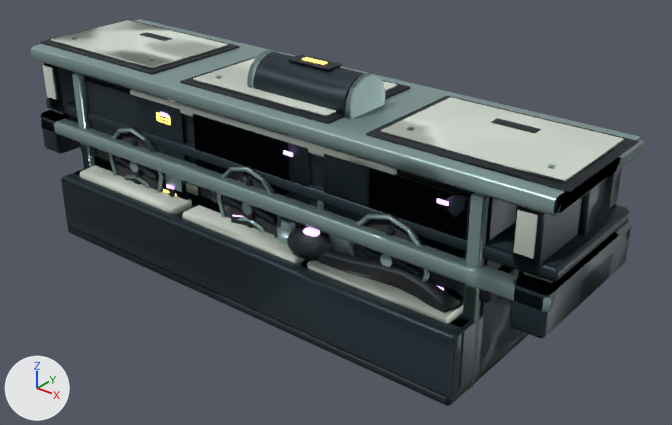
The glTF model public/assets/e9-ship-kit/industrial/kit.glb, before and after one commit.
The view is the same before and after, from a camera (50 mm lens) standing at (5.38, -6.13, 4.55) and looking at (0.41, 0.08, 0.7). The axes (+X, +Y, +Z) are drawn at lower left. The lights are the same throughout. The older version comes first. Where no turn or scale is listed for an object, it has been applied to the vertices. Vertices at exactly the same position are counted once.

The scene before the commit, as lines of its bpy script (objects in view):
```python
ob_airway_exchanger__e9_ceramic = bpy.data.objects.new('airway-exchanger--e9-ceramic', me_cylinder_088)
ob_airway_exchanger__e9_ceramic.location = (0.0, 0.0, 0.0)
ob_cargo_hoist_header__e9_body = bpy.data.objects.new('cargo-hoist-header--e9-body', me_cylinder_055)
ob_cargo_hoist_header__e9_body.location = (0.0, 0.0, 0.0)
ob_cargo_hoist_header__e9_ceramic = bpy.data.objects.new('cargo-hoist-header--e9-ceramic', me_cube_242)
ob_cargo_hoist_header__e9_ceramic.location = (0.0, 0.0, 0.0)
ob_cargo_hoist_header__e9_trim = bpy.data.objects.new('cargo-hoist-header--e9-trim', me_cylinder_058)
ob_cargo_hoist_header__e9_trim.location = (0.0, 0.0, 0.0)
ob_cargo_restraintbank_tall__e9_body = bpy.data.objects.new('cargo-restraintbank-tall--e9-body', me_cube_135)
ob_cargo_restraintbank_tall__e9_body.location = (0.0, 0.0, 0.0)
ob_cargo_restraintbank_tall__e9_ceramic = bpy.data.objects.new('cargo-restraintbank-tall--e9-ceramic', me_cube_136)
ob_cargo_restraintbank_tall__e9_ceramic.location = (0.0, 0.0, 0.0)
ob_swarm_plenum_low__e9_body = bpy.data.objects.new('swarm-plenum-low--e9-body', me_cube_007)
ob_swarm_plenum_low__e9_body.location = (0.0, 0.0, 0.0)
ob_swarm_plenum_tall__e9_body = bpy.data.objects.new('swarm-plenum-tall--e9-body', me_cube_048)
ob_swarm_plenum_tall__e9_body.location = (0.0, 0.0, 0.0)
ob_workshop_tool_bridge__e9_body = bpy.data.objects.new('workshop-tool-bridge--e9-body', me_cylinder_067)
ob_workshop_tool_bridge__e9_body.location = (0.0, 0.0, 0.0)
# also in view: 'airway-exchanger--e9-dark' at (0.0, 0.0, 0.47); 'workshop-tool-bridge--e9-dark' at (0.0, 0.0, 1.03); 'swarm-plenum-tall--e9-dark' at (0.0, -0.03, 1.0); 'cargo-hoist-header--e9-dark' at (0.0, -0.04, 1.51); 'workshop-tool-bridge--e9-trim' at (0.0, 0.0, 0.62)
```
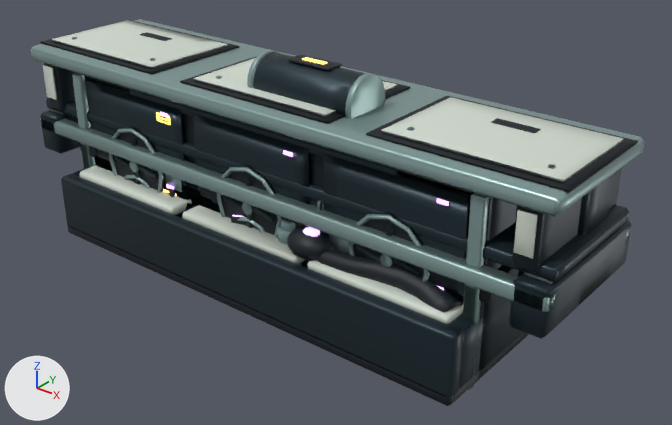
What the commit changed:
me_cylinder_088 has 576 vertices, 1140 faces and spans x -2.26..2.26, y -0.86..0.86, z 0.51..0.72.
me_cylinder_088 is used by ob_airway_exchanger__e9_ceramic; location (0.0, 0.0, 0.0).
me_cylinder_088 part 1: texture (UV) coordinates of 1140 of 1140 faces, centred in x -2.26..2.26, y -0.86..0.86, z 0.51..0.72, changed; they spanned u 0.01..0.93, v 0.01..0.72 and now span u 0.01..0.88, v 0.01..0.91.
me_cylinder_055 has 408 vertices, 780 faces and spans x -3.0..3.0, y -0.69..0.69, z 0.62..2.2.
me_cylinder_055 is used by ob_cargo_hoist_header__e9_body; location (0.0, 0.0, 0.0).
me_cylinder_055 part 2: texture (UV) coordinates of 780 of 780 faces, centred in x -3.0..3.0, y -0.69..0.69, z 0.64..2.2, changed; they spanned u 0.01..0.98, v 0.01..0.95 and now span u 0.01..0.88, v 0.01..0.95.
me_cube_242 has 64 vertices, 104 faces and spans x -2.92..2.92, y -0.72..0.5, z 1.21..1.93.
me_cube_242 is used by ob_cargo_hoist_header__e9_ceramic; location (0.0, 0.0, 0.0).
me_cube_242 part 3: texture (UV) coordinates of 104 of 104 faces, centred in x -2.92..2.92, y -0.72..0.5, z 1.21..1.93, changed; they spanned u 0.02..0.82, v 0.08..0.92 and now span u 0.01..0.8, v 0.1..0.9.
me_cylinder_058 has 684 vertices, 1316 faces and spans x -3.0..3.0, y -0.75..0.75, z 0.0..2.21.
me_cylinder_058 is used by ob_cargo_hoist_header__e9_trim; location (0.0, 0.0, 0.0).
me_cylinder_058 part 4: texture (UV) coordinates of 1316 of 1316 faces, centred in x -3.0..3.0, y -0.75..0.75, z 0.01..2.21, changed; they spanned u 0.01..0.98, v 0.01..0.99 and now span u 0.01..0.98, v 0.01..0.97.
me_cube_135 is used by ob_cargo_restraintbank_tall__e9_body; location (0.0, 0.0, 0.0).
me_cube_135 had 144 vertices, 264 faces and spanned x -1.6..1.6, y -0.63..0.63, z 0.03..1.67.
me_cube_135 now has 192 vertices, 344 faces and spans x -1.6..1.6, y -0.68..0.64, z 0.03..1.7.
me_cube_135 part 5: a new loose piece of 24 vertices spanning x -1.59..1.59, y -0.64..0.64, z 1.59..1.7, in mat_e9_body.
Other edits to the shape of me_cube_135 do not show in these pictures.
me_cube_136 is used by ob_cargo_restraintbank_tall__e9_ceramic; location (0.0, 0.0, 0.0).
me_cube_136 had 96 vertices, 176 faces and spanned x -1.59..1.59, y -0.64..0.64, z 0.42..1.7.
me_cube_136 now has 72 vertices, 132 faces and spans x -1.39..1.39, y -0.6..-0.54, z 0.42..1.25.
me_cube_136 part 6: the loose piece of 24 vertices spanning x -1.59..1.59, y -0.64..0.64, z 1.59..1.7 is deleted.
me_cube_048 has 176 vertices, 272 faces and spans x -2.4..2.4, y -0.69..0.7, z 0.0..1.73.
me_cube_048 is used by ob_swarm_plenum_tall__e9_body; location (0.0, 0.0, 0.0).
me_cube_048 part 7: texture (UV) coordinates of 272 of 272 faces, centred in x -2.4..2.4, y -0.69..0.7, z 0.0..1.73, changed; they spanned u 0.01..0.88, v 0.01..0.98 and now span u 0.01..0.9, v 0.01..0.98.
me_cylinder_067 has 768 vertices, 1476 faces and spans x -3.0..3.0, y -0.75..0.75, z 0.11..1.24.
me_cylinder_067 is used by ob_workshop_tool_bridge__e9_body; location (0.0, 0.0, 0.0).
me_cylinder_067 part 8: texture (UV) coordinates of 1476 of 1476 faces, centred in x -3.0..3.0, y -0.75..0.75, z 0.11..1.23, changed; they spanned u 0.01..0.93, v 0.01..0.96 and now span u 0.01..0.95, v 0.01..0.9.
me_cube_287 has 952 vertices, 1828 faces and spans x -3.0..3.0, y -0.75..0.75, z 0.0..1.24.
me_cube_287 is used by ob_workshop_tool_bridge__e9_trim; location (0.0, 0.0, 0.0).
me_cube_287 part 9: texture (UV) coordinates of 1828 of 1828 faces, centred in x -3.0..3.0, y -0.75..0.75, z 0.0..1.23, changed; they spanned u 0.01..0.98, v 0.01..0.95 and now span u 0.01..0.97, v 0.01..0.92.

Pixel boxes (x1, y1, x2, y2) of what changed, in the pictures (672 x 425 px):
part 1 of me_cylinder_088, surface changed
    both: (79, 166, 463, 324)
part 2 of me_cylinder_055, surface changed
    both: (44, 52, 628, 282)
part 3 of me_cube_242, surface changed
    both: (43, 20, 624, 259)
part 4 of me_cylinder_058, surface changed
    both: (31, 23, 644, 245)
part 5 of me_cube_135, added
    after: (130, 89, 397, 175)
part 6 of me_cube_136, deleted
    before: (130, 89, 397, 175)
part 7 of me_cube_048, surface changed
    both: (85, 79, 517, 373)
part 8 of me_cylinder_067, surface changed
    both: (40, 110, 632, 338)
part 9 of me_cube_287, surface changed
    both: (40, 118, 631, 312)
